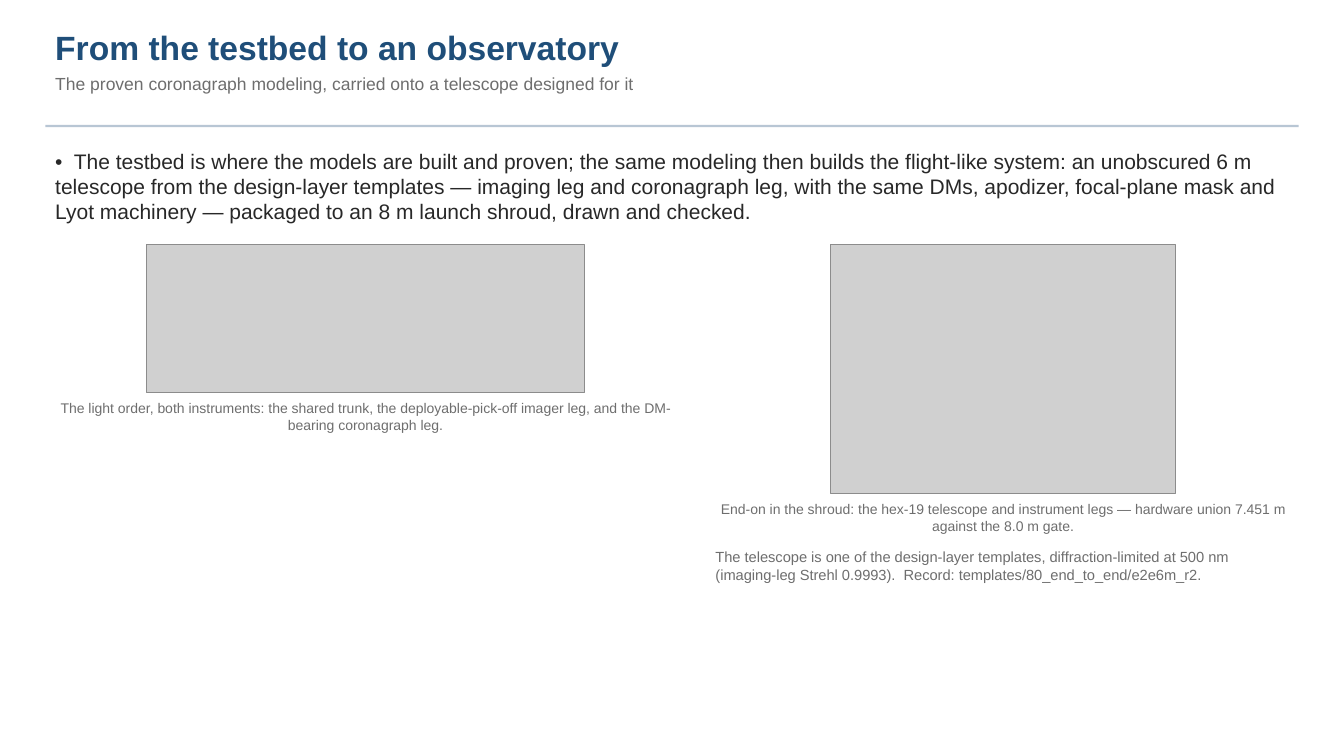
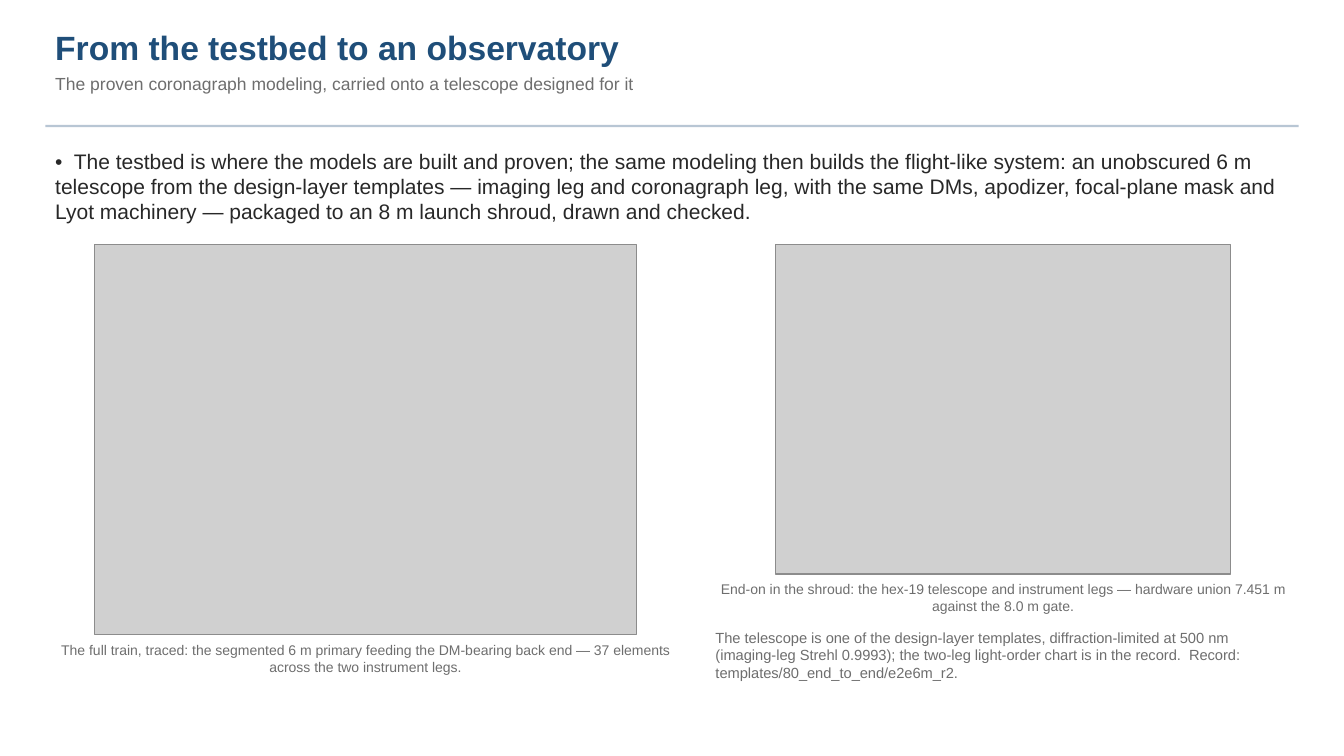
Before and after one commit to nasa-jpl/macos, a slide deck: slide 20 of demo_session/baseline_pass3.pptx. Drawn at 1344x756 pixels with LibreOffice and Linux fonts; fonts in the diff are those of the drawing; grey boxes stand for pictures. Boxes give left, top, right and bottom in pixels: in the first picture for what was removed or moved away, otherwise in the second. Text is boxed around its words. In the diff, an @@ line names an element or a change of style, - is before the commit and + after.

```diff
--- a/demo_session/baseline_pass3.pptx
+++ b/demo_session/baseline_pass3.pptx
@@ picture: place and size @@
-picture at (146, 245, 584, 393)
+picture at (95, 245, 636, 635)
@@ picture: place and size @@
-picture at (831, 245, 1176, 494)
+picture at (775, 245, 1231, 575)
@@ text "End-on in the shroud: the ...": place and size @@
-text "End-on in the shroud: the ..." at (721, 504, 1286, 534)
+text "End-on in the shroud: the ..." at (721, 584, 1286, 614)
@@ text at (61, 645, 670, 675): text changed @@
-The light order, both instruments: the shared trunk, the deployable-pick-off imager leg, and the DM-bearing coronagraph leg.
+The full train, traced: the segmented 6 m primary feeding the DM-bearing back end — 37 elements across the two instrument legs.
@@ text at (715, 632, 1240, 681): text changed @@
-The telescope is one of the design-layer templates, diffraction-limited at 500 nm (imaging-leg Strehl 0.9993). Record: templates/80_end_to_end/e2e6m_r2.
+The telescope is one of the design-layer templates, diffraction-limited at 500 nm (imaging-leg Strehl 0.9993); the two-leg light-order chart is in the record. Record: templates/80_end_to_end/e2e6m_r2.
```
Also in this commit, not shown: 2 other slides changed, 5 other files.
